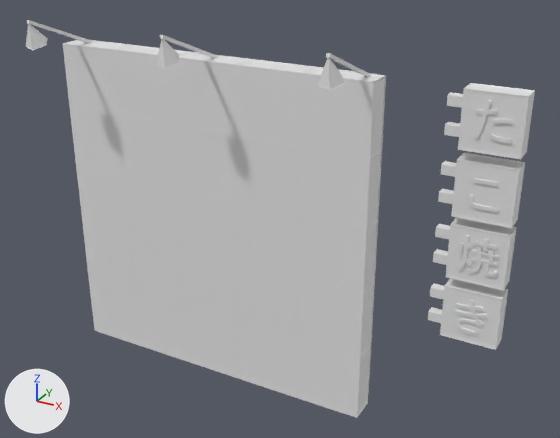
Renders of the glTF model asset/billboard/scene.gltf from each side of a commit.
Rendered twice from a 50 mm lens placed at (1669.0, -2480.0, 2015.0), pointed at (336.0, -56.0, 803.0). Arrows for +X, +Y and +Z are at lower left; the lights stay in place. Materials are left out; every surface is plain grey. Where no turn or scale is listed for an object, it has been applied to the vertices.

Names of what the first picture shows: 'Text.001_black_0', 'Text.002_black_0', 'Text.003_black_0', 'Text_black_0', 'billboard-wireframe_black_0', 'billboard_black_0', 'billboard_screen-A_0', 'cube-letter.001_black_0', 'cube-letter.001_emissive-white_0', 'cube-letter.002_black_0', 'cube-letter.002_emissive-white_0', 'cube-letter.003_black_0', 'cube-letter.003_emissive-white_0', 'cube-letter_black_0', 'cube-letter_emissive-white_0', 'lamp.001_black_0', 'lamp.001_lines_0', 'lamp.002_black_0', 'lamp.002_lines_0', 'lamp_black_0', 'lamp_lines_0'.
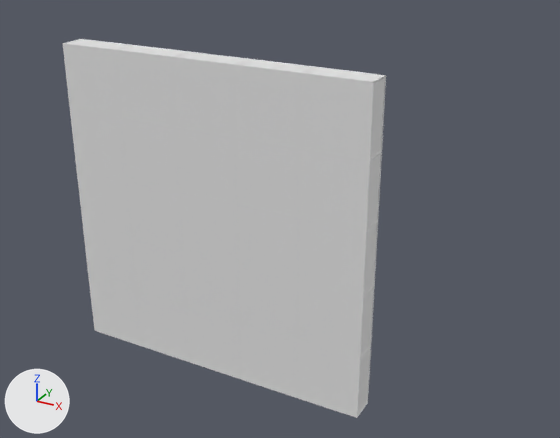
The newer file is also rescaled (x0.01) as a whole; pictures and numbers use the older file's frame.

Diff of the bpy script that builds the scene:
```diff
--- a/asset/billboard/scene.gltf.py
+++ b/asset/billboard/scene.gltf.py
@@ ob_lamp_002_lines_0 @@
-ob_lamp_002_lines_0 = bpy.data.objects.new('lamp.002_lines_0', me_lamp_002_lines_0)
-ob_lamp_002_lines_0.location = (639.0, -197.0, 1449.0)
@@ ob_lamp_002_black_0 @@
-ob_lamp_002_black_0 = bpy.data.objects.new('lamp.002_black_0', me_lamp_002_black_0)
-ob_lamp_002_black_0.location = (639.0, -197.0, 1449.0)
@@ ob_lamp_lines_0 @@
-ob_lamp_lines_0 = bpy.data.objects.new('lamp_lines_0', me_lamp_lines_0)
-ob_lamp_lines_0.location = (2.0, -197.0, 1449.0)
@@ ob_lamp_black_0 @@
-ob_lamp_black_0 = bpy.data.objects.new('lamp_black_0', me_lamp_black_0)
-ob_lamp_black_0.location = (2.0, -197.0, 1449.0)
@@ ob_lamp_001_lines_0 @@
-ob_lamp_001_lines_0 = bpy.data.objects.new('lamp.001_lines_0', me_lamp_001_lines_0)
-ob_lamp_001_lines_0.location = (-628.0, -197.0, 1449.0)
@@ ob_lamp_001_black_0 @@
-ob_lamp_001_black_0 = bpy.data.objects.new('lamp.001_black_0', me_lamp_001_black_0)
-ob_lamp_001_black_0.location = (-628.0, -197.0, 1449.0)
@@ ob_text_002_black_0 @@
-ob_text_002_black_0 = bpy.data.objects.new('Text.002_black_0', me_text_002_black_0)
-ob_text_002_black_0.location = (1109.0, -43.0, 820.0)
@@ ob_text_black_0 @@
-ob_text_black_0 = bpy.data.objects.new('Text_black_0', me_text_black_0)
-ob_text_black_0.location = (1109.0, -43.0, 1304.0)
@@ ob_text_001_black_0 @@
-ob_text_001_black_0 = bpy.data.objects.new('Text.001_black_0', me_text_001_black_0)
-ob_text_001_black_0.location = (1107.0, -43.0, 1049.0)
@@ ob_text_003_black_0 @@
-ob_text_003_black_0 = bpy.data.objects.new('Text.003_black_0', me_text_003_black_0)
-ob_text_003_black_0.location = (1109.0, -43.0, 578.0)
@@ ob_cube_letter_black_0 @@
-ob_cube_letter_black_0 = bpy.data.objects.new('cube-letter_black_0', me_cube_letter_black_0)
-ob_cube_letter_black_0.location = (1105.0, 0.0, 574.0)
@@ ob_cube_letter_emissive_white_0 @@
-ob_cube_letter_emissive_white_0 = bpy.data.objects.new('cube-letter_emissive-white_0', me_cube_letter_emissive_white_0)
-ob_cube_letter_emissive_white_0.location = (1105.0, 0.0, 574.0)
@@ ob_cube_letter_003_black_0 @@
-ob_cube_letter_003_black_0 = bpy.data.objects.new('cube-letter.003_black_0', me_cube_letter_003_black_0)
-ob_cube_letter_003_black_0.location = (1105.0, 0.0, 816.0)
@@ ob_cube_letter_003_emissive_white_0 @@
-ob_cube_letter_003_emissive_white_0 = bpy.data.objects.new('cube-letter.003_emissive-white_0', me_cube_letter_003_emissive_white_0)
-ob_cube_letter_003_emissive_white_0.location = (1105.0, 0.0, 816.0)
@@ ob_cube_letter_002_black_0 @@
-ob_cube_letter_002_black_0 = bpy.data.objects.new('cube-letter.002_black_0', me_cube_letter_002_black_0)
-ob_cube_letter_002_black_0.location = (1105.0, 0.0, 1052.0)
@@ ob_cube_letter_002_emissive_white_0 @@
-ob_cube_letter_002_emissive_white_0 = bpy.data.objects.new('cube-letter.002_emissive-white_0', me_cube_letter_002_emissive_white_0)
-ob_cube_letter_002_emissive_white_0.location = (1105.0, 0.0, 1052.0)
@@ ob_cube_letter_001_black_0 @@
-ob_cube_letter_001_black_0 = bpy.data.objects.new('cube-letter.001_black_0', me_cube_letter_001_black_0)
-ob_cube_letter_001_black_0.location = (1105.0, 0.0, 1293.0)
@@ ob_cube_letter_001_emissive_white_0 @@
-ob_cube_letter_001_emissive_white_0 = bpy.data.objects.new('cube-letter.001_emissive-white_0', me_cube_letter_001_emissive_white_0)
-ob_cube_letter_001_emissive_white_0.location = (1105.0, 0.0, 1293.0)
```

Location of each change, (x1, y1, x2, y2) in pixels of the pictures (560 x 438 px):
'cube-letter.001_emissive-white_0', deleted
    before: (461, 91, 526, 156)
'cube-letter.002_emissive-white_0', deleted
    before: (454, 163, 516, 225)
'cube-letter_emissive-white_0', deleted
    before: (443, 288, 499, 347)
'cube-letter.003_emissive-white_0', deleted
    before: (448, 227, 508, 287)
'cube-letter.001_black_0', deleted
    before: (444, 83, 535, 160)
'cube-letter.002_black_0', deleted
    before: (438, 153, 525, 228)
'cube-letter.003_black_0', deleted
    before: (433, 217, 517, 291)
'cube-letter_black_0', deleted
    before: (428, 278, 508, 350)
'Text.002_black_0', deleted
    before: (457, 235, 499, 277)
'lamp.002_black_0', deleted
    before: (318, 54, 370, 89)
'lamp_black_0', deleted
    before: (157, 35, 218, 67)
'Text.003_black_0', deleted
    before: (455, 299, 488, 336)
'lamp.001_black_0', deleted
    before: (26, 21, 93, 50)
'Text_black_0', deleted
    before: (474, 100, 513, 144)
'Text.001_black_0', deleted
    before: (468, 178, 499, 213)
'lamp.002_lines_0', deleted
    before: (318, 53, 371, 90)
'lamp_lines_0', deleted
    before: (156, 35, 217, 68)
'lamp.001_lines_0', deleted
    before: (26, 20, 92, 50)
